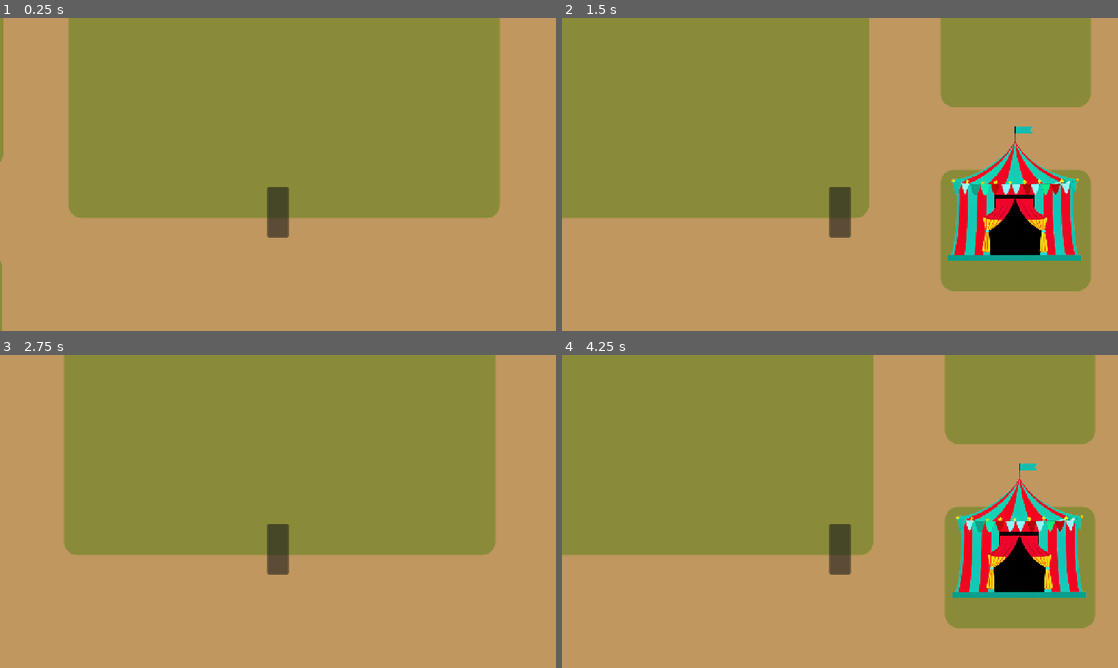
Above: before the commit, frames 1-4 (two rows, left to right).
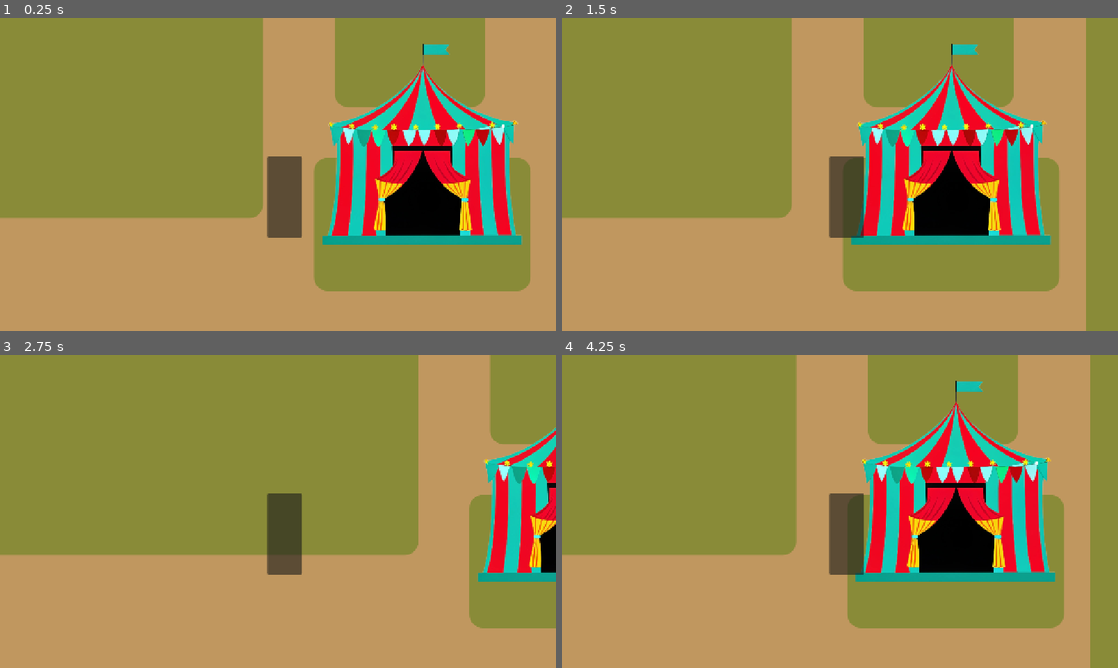
Above: after the commit, the same moments.

Repository: Spudb/Team-Game
Game: Godot game, scene res://scenes/game.tscn
Two runs of this game, one before a commit and one after it. Both use one fixed random seed, a clock stepped at 60 frames per second and the inputs below.
Inputs (mouse positions are in pixels of both pictures, inside the frame that each line leads up to):
- Up to frame 1 (0.25 s): no input
- Up to frame 2 (1.5 s): tap Enter (ui_accept) at 0.5, 0.77 s; move the mouse to (962, 158) at 0.52 s; hold D (right) 0.53-1.25 s; click (962, 158) at 0.6 s; drag from (728, 190) to (812, 237) at 1.27 s
- Up to frame 3 (2.75 s): tap Enter (ui_accept) at 2 s; move the mouse to (333, 442) at 2.02 s; hold Left (left) from 2.03 s (still down); tap Alt at 2.1 s; click (333, 442) at 2.17 s
- Up to frame 4 (4.25 s): release Left (left) at 2.75 s; drag from (812, 574) to (673, 464) at 2.77 s; tap Enter (ui_accept) at 3.5, 3.77 s; move the mouse to (1006, 558) at 3.52 s; hold D (right) from 3.53 s (still down); click (1006, 558) at 3.6 s

The runs differ from the first frame. In frame 1, 38% of the frame differs, in the area x 0-96%, y 0-100%; in frame 2, 41%, in the area x 39-100%, y 0-100%; in frame 3, 27%; in frame 4, 40%.

Commit message:
adjusted collisons for the tent in the hub

Diff:
--- a/scenes/game.tscn
+++ b/scenes/game.tscn
@@ -15,8 +15,24 @@
 corner_radius_bottom_right = 25
 corner_radius_bottom_left = 25
 
+[sub_resource type="SegmentShape2D" id="SegmentShape2D_iywne"]
+a = Vector2(7, 30)
+b = Vector2(290, 31)
+
+[sub_resource type="SegmentShape2D" id="SegmentShape2D_p57ef"]
+a = Vector2(-22, -2)
+b = Vector2(-26, 154)
+
+[sub_resource type="SegmentShape2D" id="SegmentShape2D_lbhrr"]
+a = Vector2(2, -4)
+b = Vector2(28, 157)
+
+[sub_resource type="SegmentShape2D" id="SegmentShape2D_vlew8"]
+a = Vector2(-1, 1)
+b = Vector2(307, 2)
+
 [sub_resource type="RectangleShape2D" id="RectangleShape2D_lnu2h"]
-size = Vector2(102, 98)
+size = Vector2(145, 150)
 
 [node name="game" type="Node2D" unique_id=963411909]
 script = ExtResource("1_uwrxv")
@@ -42,9 +58,9 @@
 theme_override_styles/panel = SubResource("StyleBoxFlat_yqjtg")
 
 [node name="Panel3" type="Panel" parent="map/bg" unique_id=218507712]
-offset_left = 415.0
-offset_top = -75.0
-offset_right = 694.0
+offset_left = 377.0
+offset_top = -97.0
+offset_right = 779.0
 offset_bottom = 150.0
 mouse_filter = 2
 theme_override_styles/panel = SubResource("StyleBoxFlat_yqjtg")
@@ -58,18 +74,34 @@
 theme_override_styles/panel = SubResource("StyleBoxFlat_yqjtg")
 
 [node name="Panel6" type="Panel" parent="map/bg" unique_id=1206594350]
-offset_left = -919.0
-offset_top = -408.0
-offset_right = -640.0
-offset_bottom = -80.0
+offset_left = -917.0
+offset_top = -498.0
+offset_right = -638.0
+offset_bottom = -170.0
 mouse_filter = 2
 theme_override_styles/panel = SubResource("StyleBoxFlat_yqjtg")
 
 [node name="Panel7" type="Panel" parent="map/bg" unique_id=215039741]
-offset_left = -921.0
-offset_top = 83.0
-offset_right = -642.0
-offset_bottom = 308.0
+offset_left = -915.0
+offset_top = -16.0
+offset_right = -636.0
+offset_bottom = 209.0
+mouse_filter = 2
+theme_override_styles/panel = SubResource("StyleBoxFlat_yqjtg")
+
+[node name="Panel12" type="Panel" parent="map/bg" unique_id=1702145694]
+offset_left = -1094.0
+offset_top = 255.0
+offset_right = -235.0
+offset_bottom = 489.0
+mouse_filter = 2
+theme_override_styles/panel = SubResource("StyleBoxFlat_yqjtg")
+
+[node name="Panel13" type="Panel" parent="map/bg" unique_id=2145828329]
+offset_left = -1.0
+offset_top = 252.0
+offset_right = 858.0
+offset_bottom = 486.0
 mouse_filter = 2
 theme_override_styles/panel = SubResource("StyleBoxFlat_yqjtg")
 
@@ -107,15 +139,33 @@
 
 [node name="shooter_tent" type="Node2D" parent="map" unique_id=1798465129]
 
-[node name="—pngtree—vibrantCircusCarnivalTentDesign19166998" type="Sprite2D" parent="map/shooter_tent" unique_id=22749175]
-position = Vector2(552.00006, -25.999994)
-scale = Vector2(0.12366667, 0.12366667)
+[node name="sprite" type="Sprite2D" parent="map/shooter_tent" unique_id=22749175]
+position = Vector2(577.00006, -116.24997)
+scale = Vector2(0.18383332, 0.18383332)
 texture = ExtResource("2_lnu2h")
+
+[node name="StaticBody2D" type="StaticBody2D" parent="map/shooter_tent" unique_id=1804635632]
+
+[node name="CollisionShape2D" type="CollisionShape2D" parent="map/shooter_tent/StaticBody2D" unique_id=1239048305]
+position = Vector2(414, -128)
+shape = SubResource("SegmentShape2D_iywne")
+
+[node name="CollisionShape2D3" type="CollisionShape2D" parent="map/shooter_tent/StaticBody2D" unique_id=1642846100]
+position = Vector2(443, -93)
+shape = SubResource("SegmentShape2D_p57ef")
+
+[node name="CollisionShape2D4" type="CollisionShape2D" parent="map/shooter_tent/StaticBody2D" unique_id=952012433]
+position = Vector2(703, -93)
+shape = SubResource("SegmentShape2D_lbhrr")
+
+[node name="CollisionShape2D2" type="CollisionShape2D" parent="map/shooter_tent/StaticBody2D" unique_id=724746846]
+position = Vector2(421, 45)
+shape = SubResource("SegmentShape2D_vlew8")
 
 [node name="tent1" type="Area2D" parent="map/shooter_tent" unique_id=347426594]
 
 [node name="CollisionShape2D" type="CollisionShape2D" parent="map/shooter_tent/tent1" unique_id=685017690]
-position = Vector2(0, -3)
+position = Vector2(577.5, -12)
 shape = SubResource("RectangleShape2D_lnu2h")
 
 [node name="boundary" type="Node2D" parent="." unique_id=1981267331]
@@ -139,7 +189,7 @@
 metadata/_edit_lock_ = true
 
 [node name="player" parent="." unique_id=200327598 instance=ExtResource("2_yqjtg")]
-position = Vector2(-130, 20)
+position = Vector2(310, 20)
 
 [node name="Camera2D" type="Camera2D" parent="player" unique_id=1472360180]
 position = Vector2(0, -86)
--- a/scenes/player.tscn
+++ b/scenes/player.tscn
@@ -2,19 +2,30 @@
 
 [ext_resource type="Script" uid="uid://nv1klghk2b5b" path="res://scripts/player.gd" id="1_3vyb7"]
 
-[sub_resource type="RectangleShape2D" id="RectangleShape2D_vlew8"]
-size = Vector2(41, 90)
+[sub_resource type="CapsuleShape2D" id="CapsuleShape2D_g2els"]
+radius = 17.0
+height = 72.0
+
+[sub_resource type="RectangleShape2D" id="RectangleShape2D_bekt7"]
+size = Vector2(62.5, 148)
 
 [node name="player" type="CharacterBody2D" unique_id=200327598]
 script = ExtResource("1_3vyb7")
 
-[node name="CollisionShape2D" type="CollisionShape2D" parent="." unique_id=543456153]
-position = Vector2(0.5, -16)
-shape = SubResource("RectangleShape2D_vlew8")
+[node name="CollisionShape2D" type="CollisionShape2D" parent="." unique_id=411453259]
+position = Vector2(10, 14)
+rotation = 1.5707964
+shape = SubResource("CapsuleShape2D_g2els")
 
 [node name="Panel" type="Panel" parent="." unique_id=1743859805]
 offset_left = -20.0
-offset_top = -63.0
-offset_right = 20.0
+offset_top = -119.399994
+offset_right = 44.0
 offset_bottom = 31.0
 mouse_filter = 2
+
+[node name="area" type="Area2D" parent="." unique_id=59236637]
+
+[node name="CollisionShape2D2" type="CollisionShape2D" parent="area" unique_id=924129406]
+position = Vector2(11.75, -45)
+shape = SubResource("RectangleShape2D_bekt7")
--- /dev/null
+++ b/scripts/foot.gd
@@ -0,0 +1,8 @@
+extends CharacterBody2D
+
+@export var speed := 200.0
+
+func _physics_process(delta):
+	var input_dir = Input.get_vector("move_left", "move_right", "move_up", "move_down")
+	velocity = input_dir * speed
+	move_and_slide()
--- a/scripts/game.gd
+++ b/scripts/game.gd
@@ -15,10 +15,11 @@
 
 var tent_shooter = 0
 func _on_tent_shooter_body_entered(body: Node2D) -> void:
-	if body == $player:
+	if body.name == "player":
+		print("tent")
 		tent_shooter = 1
 func _on_tent_shooter_body_exited(body: Node2D) -> void:
-	if body == $player:
+	if body.name == "player":
 		tent_shooter = 0
 
 
Not shown, added: scripts/foot.gd.uid
